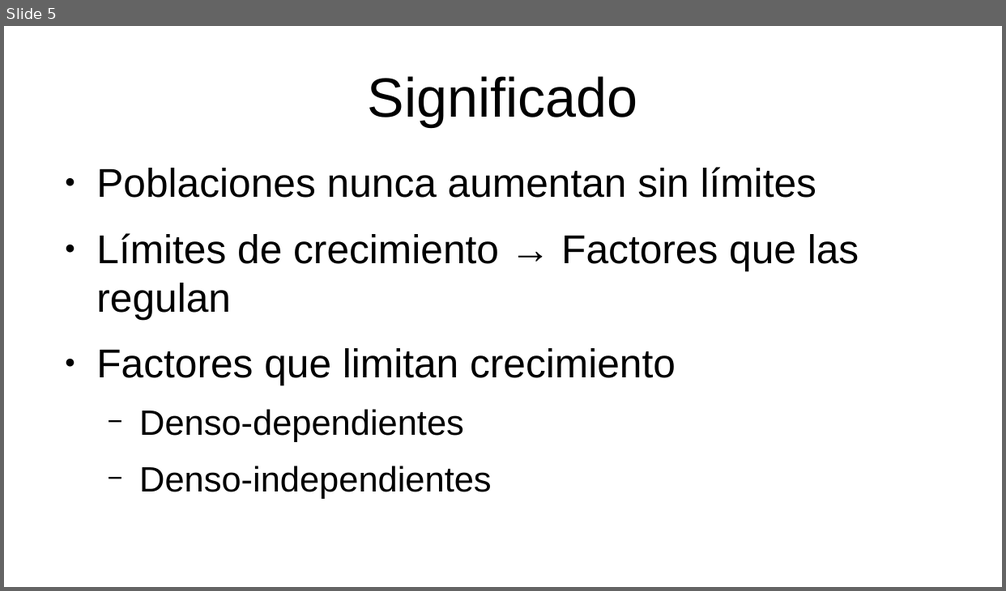
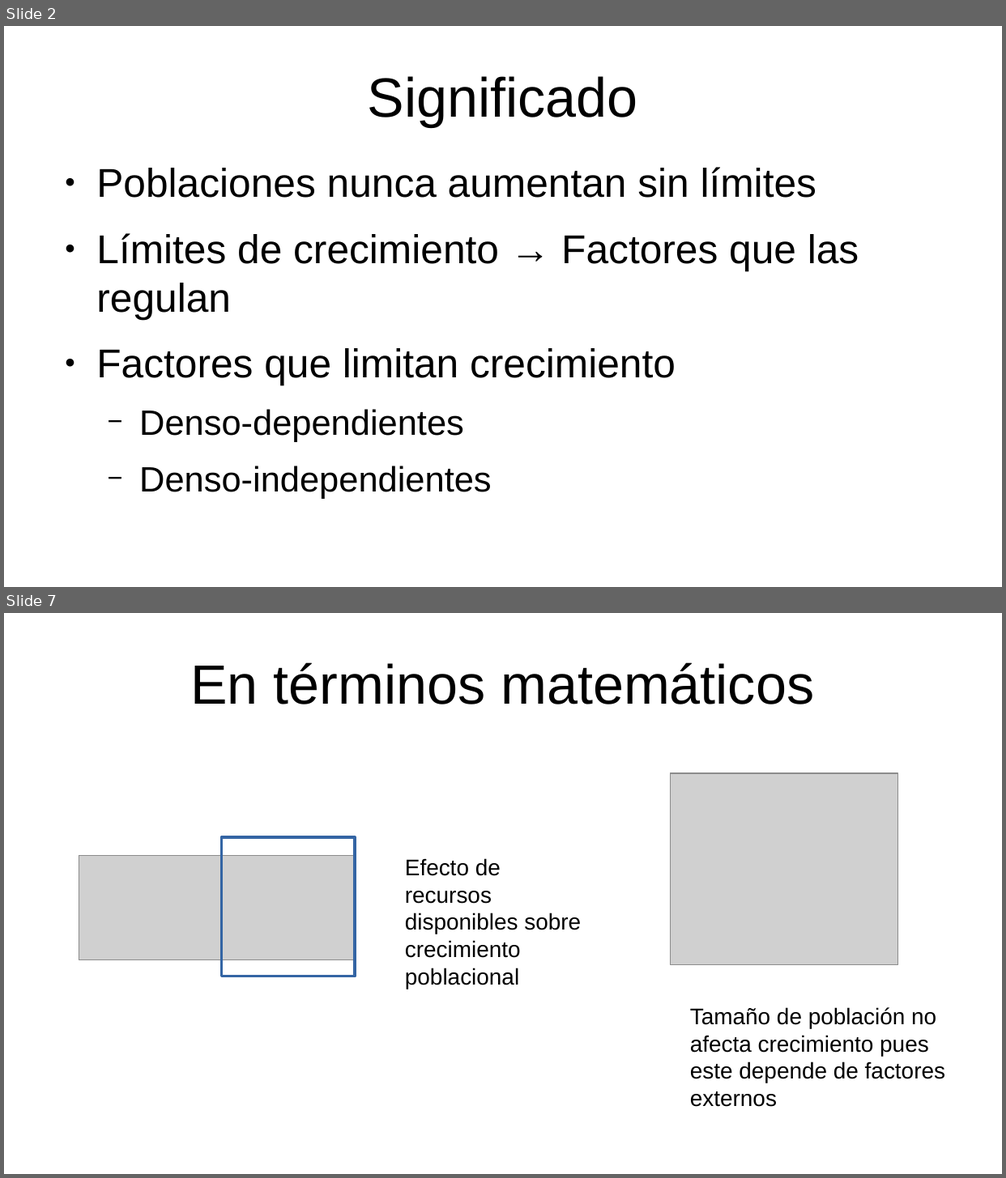
Before and after one commit to gerardommc/Ecologia-poblaciones, a slide deck: Unidad-2/Regulacion-poblaciones.odp. Shown one above the other, each under a label of ours: slide 5 before the commit, slides 2 and 7 after it; the slides between them are not shown. The pictures are 1006x591 and 1006x1178 pixels, drawn with LibreOffice and Linux fonts; fonts in the diff are those of the drawing; grey boxes stand for pictures. Boxes give left, top, right and bottom in pixels: in the first picture for what was removed or moved away, otherwise in the second. Text is boxed around its words. In the diff, an @@ line names an element or a change of style, - is before the commit and + after.

```diff
--- a/Unidad-2/Regulacion-poblaciones.odp
+++ b/Unidad-2/Regulacion-poblaciones.odp
@@ slide 7 added at [4,613,1002,1174], background #FFFFFF @@
@@ title added at [190,662,814,705], 44 pt, text #000000 @@
+En términos matemáticos
@@ picture added at [671,773,897,965] @@
@@ rectangle added at [221,837,355,977], outline #3465A4 2.3 pt @@
@@ picture added at [79,856,356,960] @@
@@ text added at [405,858,581,989], 18 pt, text #000000 @@
+Efecto de recursos disponibles sobre crecimiento poblacional
@@ text added at [690,1007,945,1107], 18 pt, text #000000 @@
+Tamaño de población no afecta crecimiento pues este depende de factores externos
@@ what was slide 5 is now slide 2 @@
```
Also in this commit, not shown: 6 slides changed, 11 other slides added, 1 slide removed, 5 other files.
